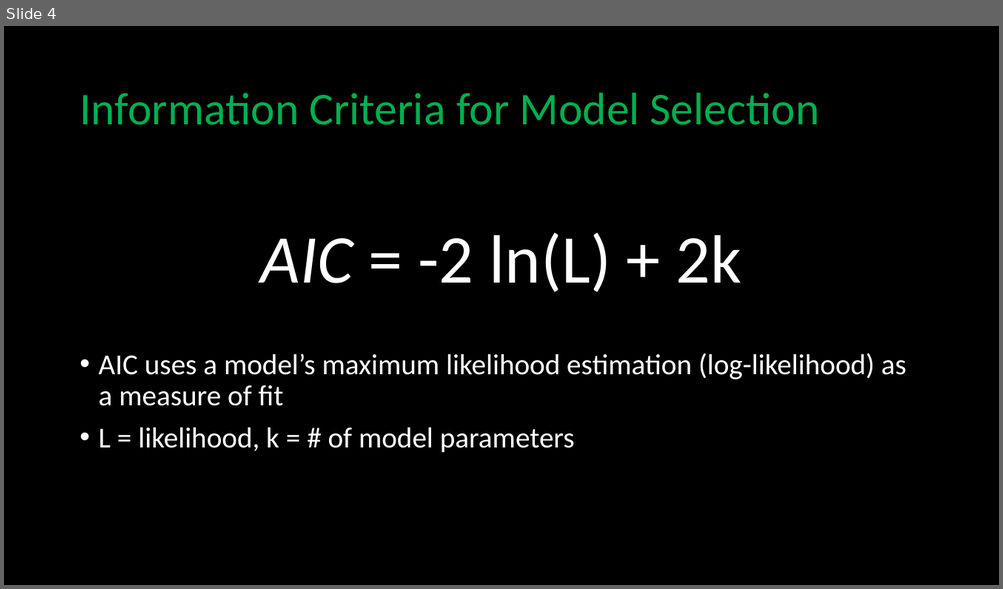
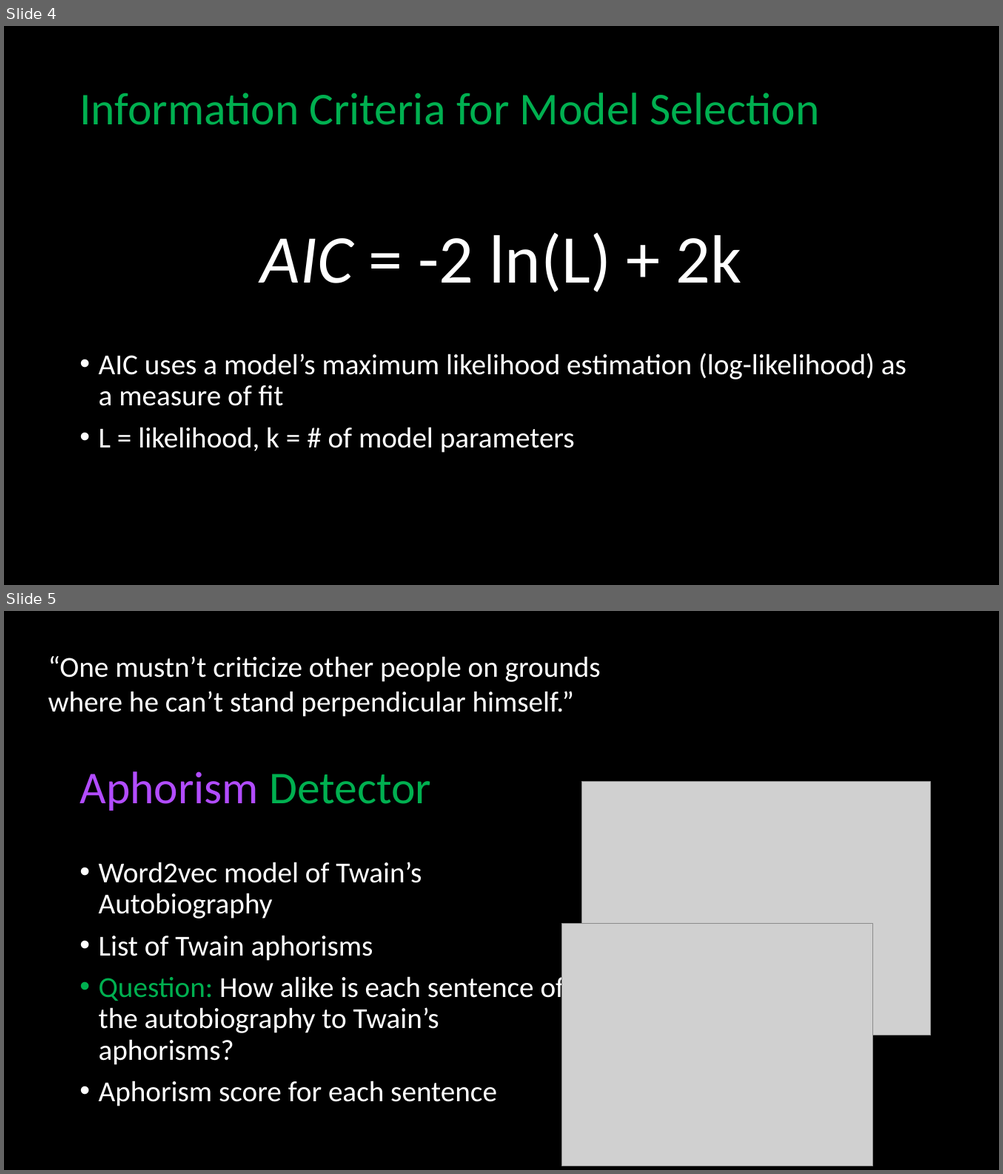
Before and after one commit to jarmoza/twain_autobio_modelquality, a slide deck: nyudh_summerfellowship_jonathan_armoza.pptx. Shown one above the other, each under a label of ours: slide 4 before the commit, slides 4 and 5 after it. The pictures are 1003x589 and 1003x1174 pixels, drawn with LibreOffice and Linux fonts; fonts in the diff are those of the drawing; grey boxes stand for pictures. Boxes give left, top, right and bottom in pixels: in the first picture for what was removed or moved away, otherwise in the second. Text is boxed around its words. In the diff, an @@ line names an element or a change of style, - is before the commit and + after.

```diff
--- a/nyudh_summerfellowship_jonathan_armoza.pptx
+++ b/nyudh_summerfellowship_jonathan_armoza.pptx
@@ slide 5 added at [4,611,999,1170], background #000000 @@
@@ text added at [48,656,600,717], 28 pt, text #FFFFFF @@
+“One mustn’t criticize other people on grounds
+where he can’t stand perpendicular himself.”
@@ title added at [79,772,431,811], 44 pt, text #B24CFF @@
+Aphorism Detector
@@ picture added at [581,782,930,1037] @@
@@ text added at [99,862,565,1107], 28 pt, text #FFFFFF @@
+• Word2vec model of Twain’s Autobiography
+• List of Twain aphorisms
+• Question: How alike is each sentence of the autobiography to Twain’s aphorisms?
+• Aphorism score for each sentence
@@ picture added at [561,923,873,1166] @@
```
Also in this commit, not shown: 5 slides changed, 1 other slide added, 1 slide removed.
